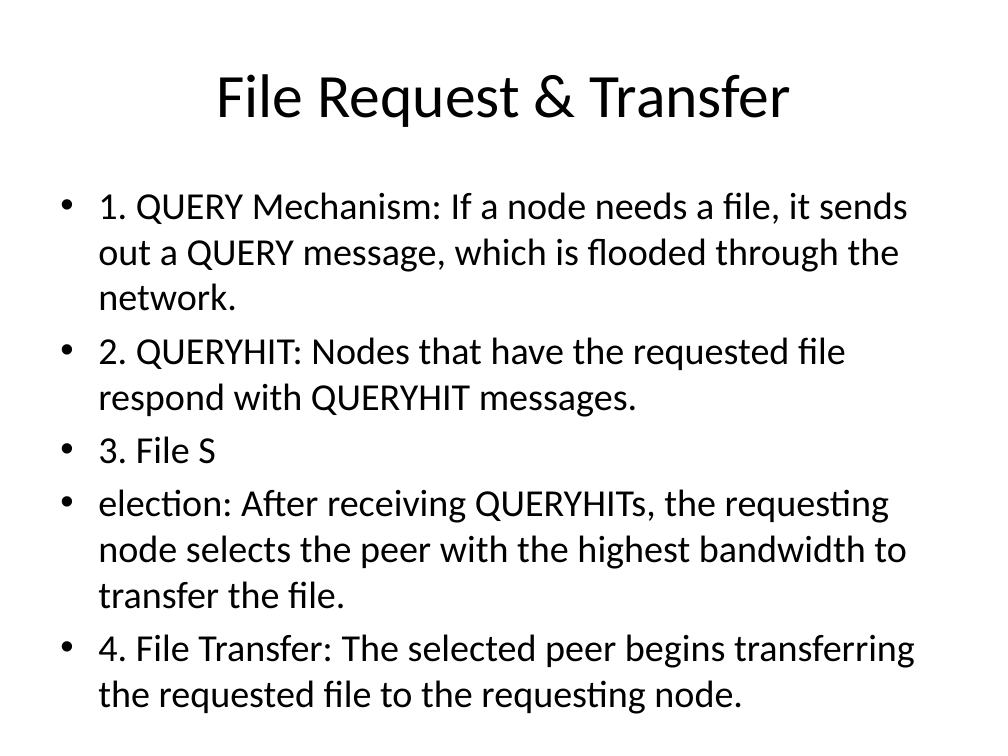
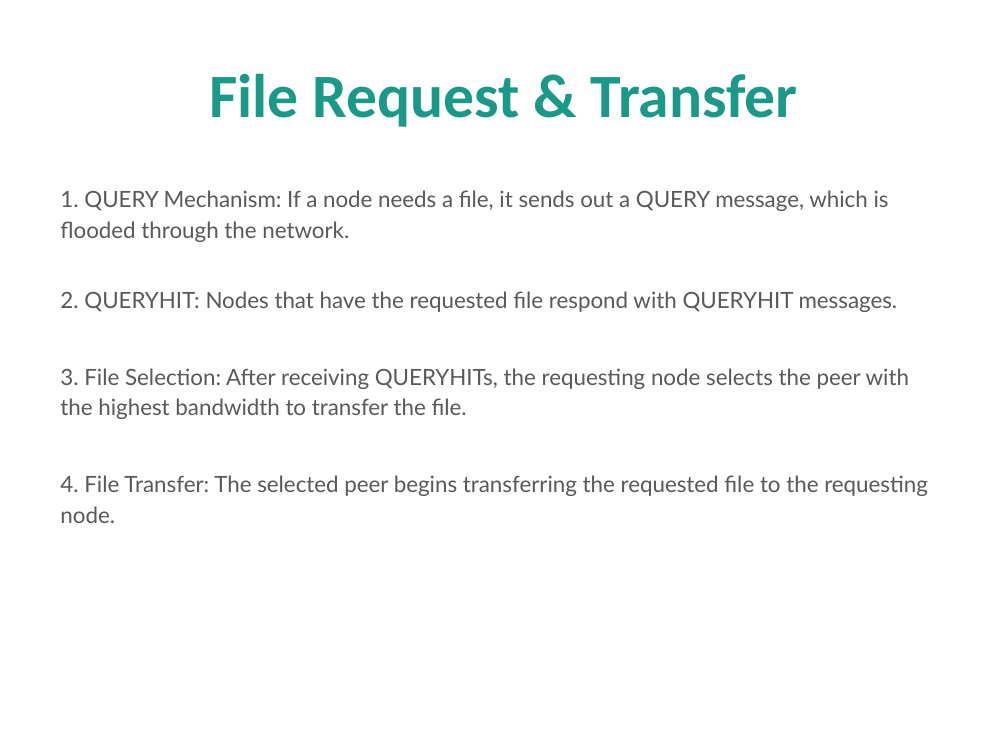
Before and after one commit to laksh-nanwani/Distributed-Systems-2024-IIITH-Project-Gnutella, a slide deck: slide 6 of PPT.pptx (slide 5 before the commit). Drawn at 1008x756 pixels with LibreOffice and Linux fonts; fonts in the diff are those of the drawing. Boxes give left, top, right and bottom in pixels: in the first picture for what was removed or moved away, otherwise in the second. Text is boxed around its words. In the diff, an @@ line names an element or a change of style, - is before the commit and + after.

```diff
--- a/PPT.pptx
+++ b/PPT.pptx
@@ title "File Request & Transfer" at (x1=209, y1=73, x2=798, y2=127): text colour #000000 to #1A9988, bold on @@
@@ text at (x1=60, y1=190, x2=928, y2=523): size 27.2 to 16 pt, font Calibri to Lato, text colour #000000 to #595959 in "1. QUERY Mechanism: If a node needs ...", "2. QUERYHIT: Nodes that have the requested ...", "4. File Transfer: The selected peer begins ..."; bullet • to none; line spacing 1 to 1.15; less space between paragraphs; more space between paragraphs @@
@@ text at (x1=60, y1=368, x2=909, y2=419): text changed; size 27.2 to 16 pt; font Calibri to Lato; text colour #000000 to #595959 @@
-• 3. File S
-• election: After receiving QUERYHITs, the requesting node selects the peer with the highest bandwidth to transfer the file.
+3. File Selection: After receiving QUERYHITs, the requesting node selects the peer with the highest bandwidth to transfer the file.
```
Also in this commit, not shown: 5 other slides changed, 4 slides added, 2 other files.
